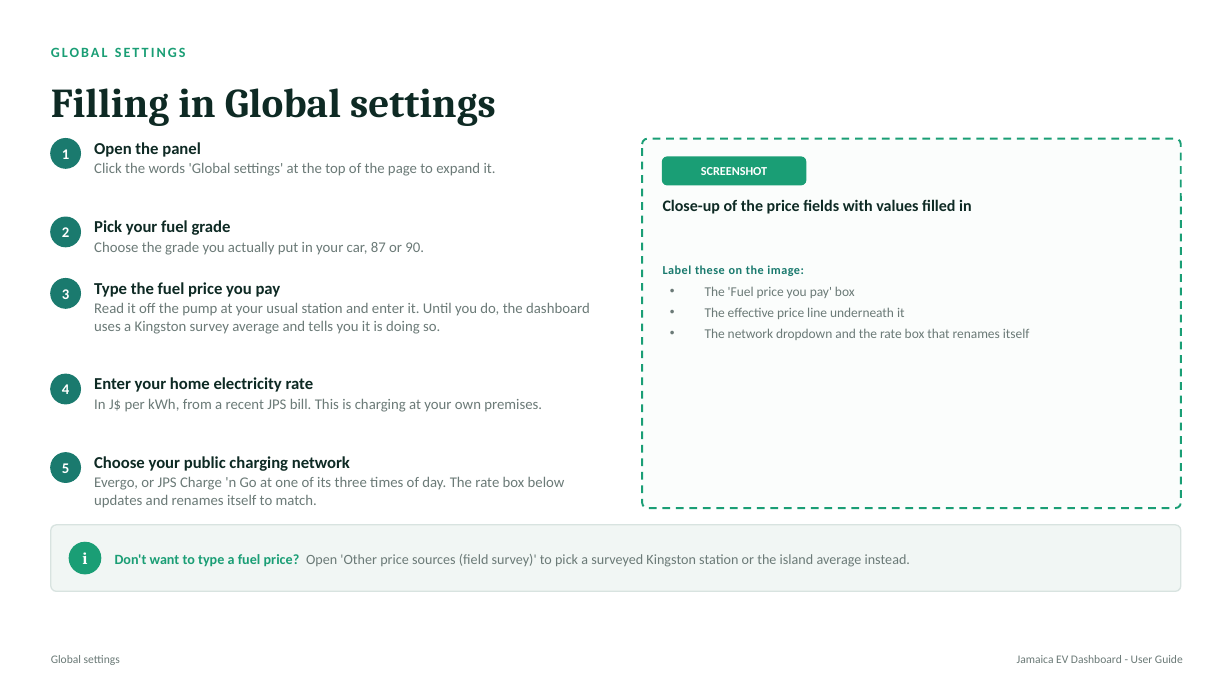
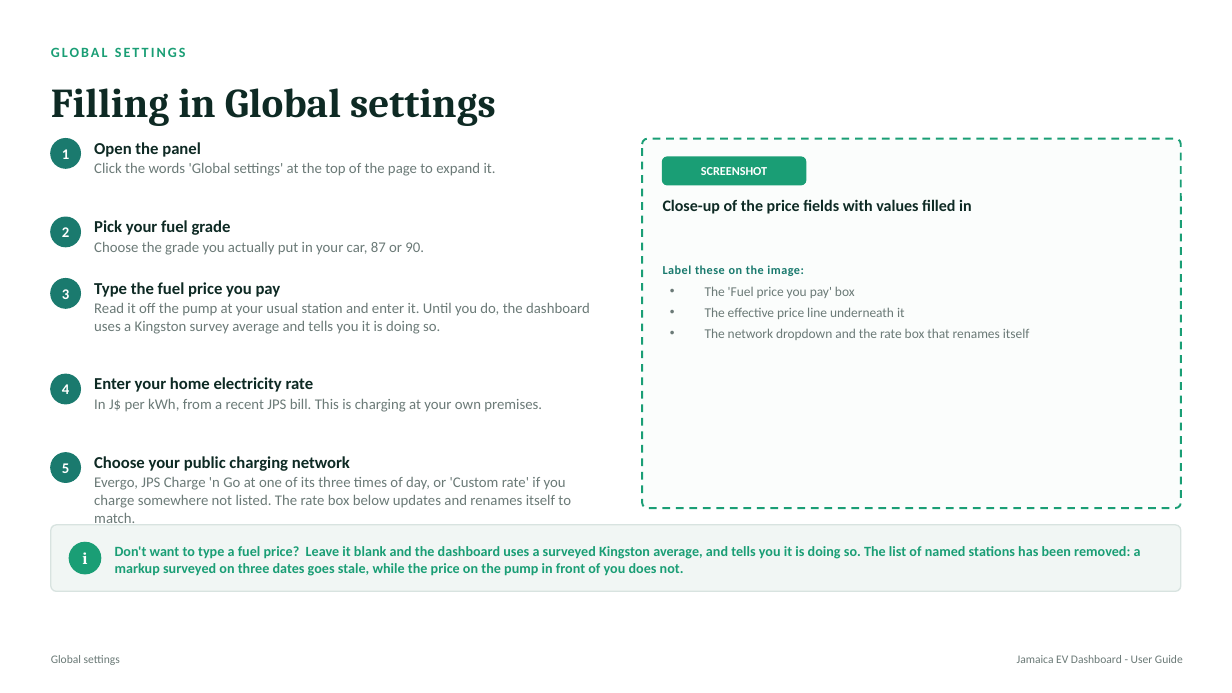
Before and after one commit to andsmart01-sketch/EV-Lab-UWI, a slide deck: slide 7 of docs/EV_Dashboard_User_Guide.pptx. Drawn at 1232x693 pixels with LibreOffice and Linux fonts; fonts in the diff are those of the drawing. Boxes give left, top, right and bottom in pixels: in the first picture for what was removed or moved away, otherwise in the second. Text is boxed around its words. In the diff, an @@ line names an element or a change of style, - is before the commit and + after.

```diff
--- a/docs/EV_Dashboard_User_Guide.pptx
+++ b/docs/EV_Dashboard_User_Guide.pptx
@@ text at <box>94,477,571,523</box>: text changed @@
-Evergo, or JPS Charge 'n Go at one of its three times of day. The rate box below updates and renames itself to match.
+Evergo, JPS Charge 'n Go at one of its three times of day, or 'Custom rate' if you charge somewhere not listed. The rate box below updates and renames itself to match.
@@ text at <box>115,546,1141,576</box>: text changed; text colour #6B7A77 to #1A9E75; bold on @@
-Don't want to type a fuel price? Open 'Other price sources (field survey)' to pick a surveyed Kingston station or the island average instead.
+Don't want to type a fuel price? Leave it blank and the dashboard uses a surveyed Kingston average, and tells you it is doing so. The list of named stations has been removed: a markup surveyed on three dates goes stale, while the price on the pump in front of you does not.
```
Also in this commit, not shown: 11 other slides changed, 3 other files.
